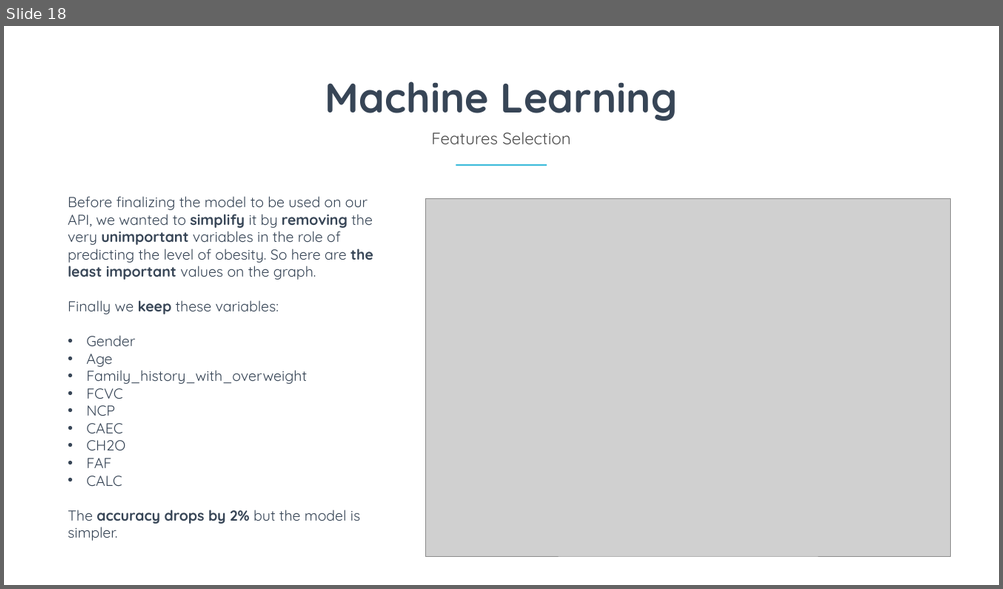
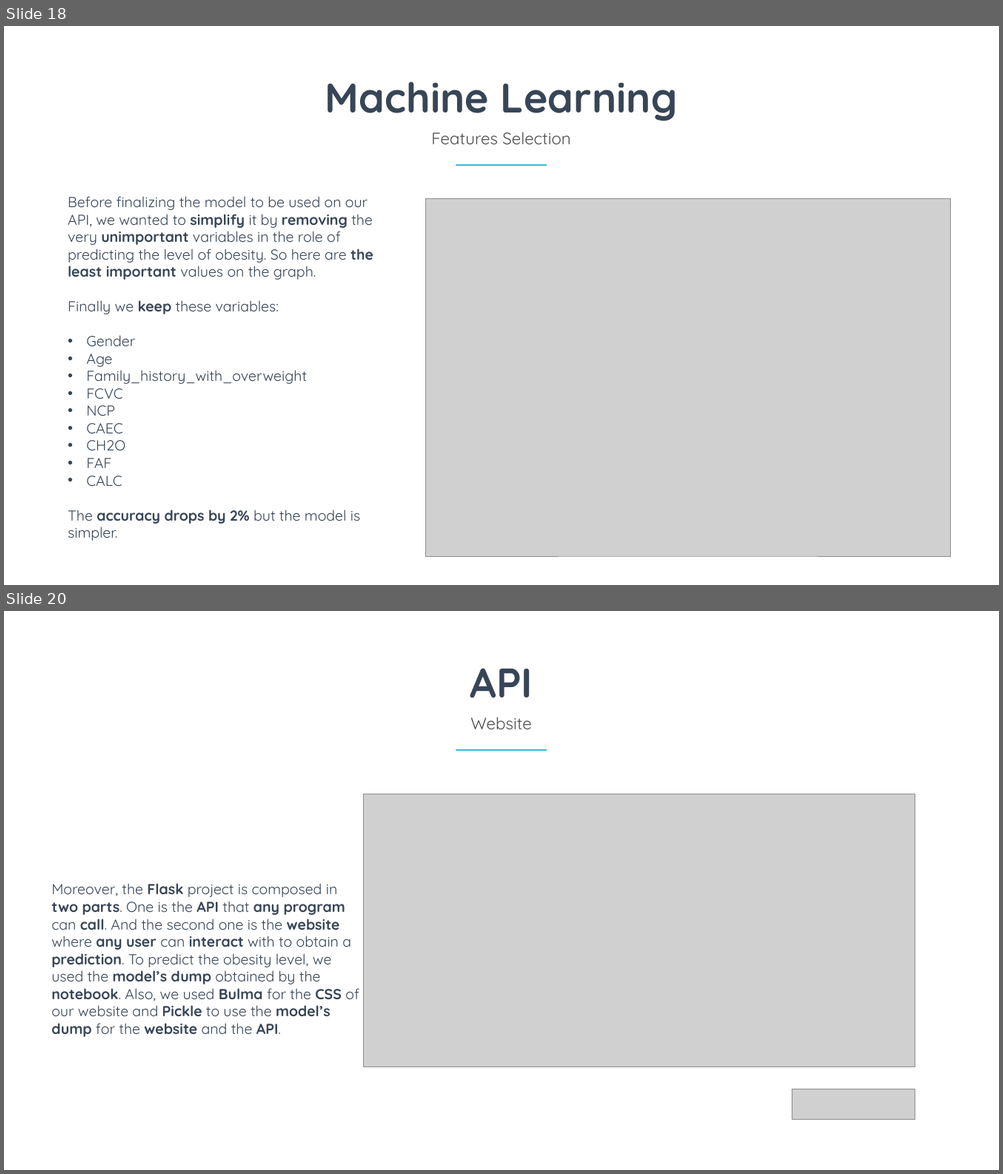
Before and after one commit to Aursen/ObesityAnalysis, a slide deck: Report.pptx. Shown one above the other, each under a label of ours: slide 18 before the commit, slides 18 and 20 after it; the slides between them are not shown. The pictures are 1003x589 and 1003x1174 pixels, drawn with LibreOffice and Linux fonts; fonts in the diff are those of the drawing; grey boxes stand for pictures. Boxes give left, top, right and bottom in pixels: in the first picture for what was removed or moved away, otherwise in the second. Text is boxed around its words. In the diff, an @@ line names an element or a change of style, - is before the commit and + after.

```diff
--- a/Report.pptx
+++ b/Report.pptx
@@ slide 20 added at (4,611,999,1170), background #FFFFFF @@
@@ text added at (469,668,532,698), 80 pt, text #374556, bold @@
+API
@@ text added at (470,717,531,729), 32 pt, text #4C4C4C @@
+Website
@@ rectangle added at (455,749,546,751), fill #41BDDB @@
@@ picture added at (363,794,914,1067) @@
@@ text added at (51,883,359,1037), 28 pt, text #374556 @@
+Moreover, the Flask project is composed in two parts. One is the API that any program can call. And the second one is the website where any user can interact with to obtain a prediction. To predict the obesity level, we used the model’s dump obtained by the notebook. Also, we used Bulma for the CSS of our website and Pickle to use the model’s dump for the website and the API.
@@ picture added at (791,1089,914,1119) @@
```
Also in this commit, not shown: 1 other slide added.
